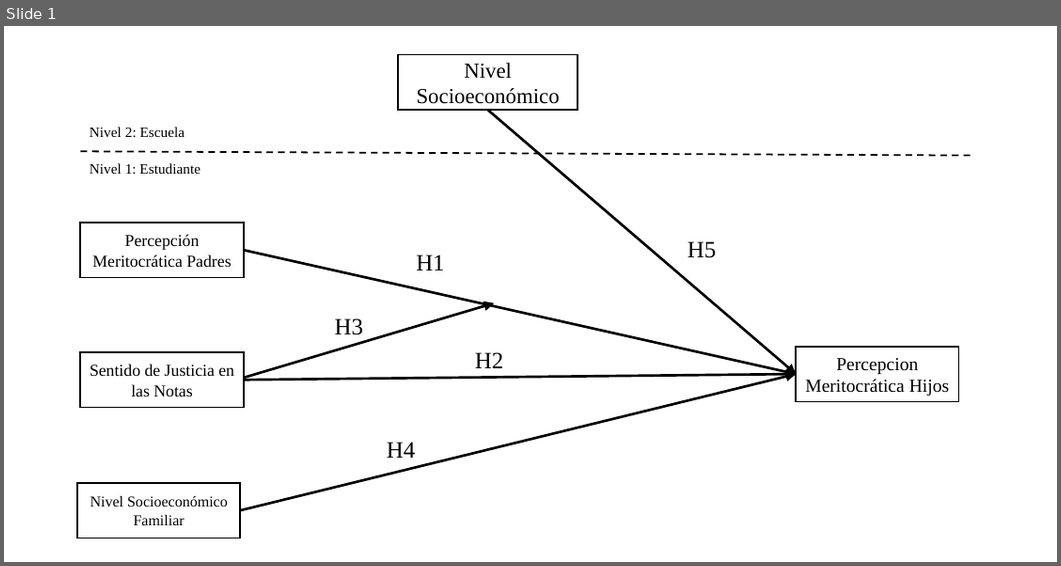
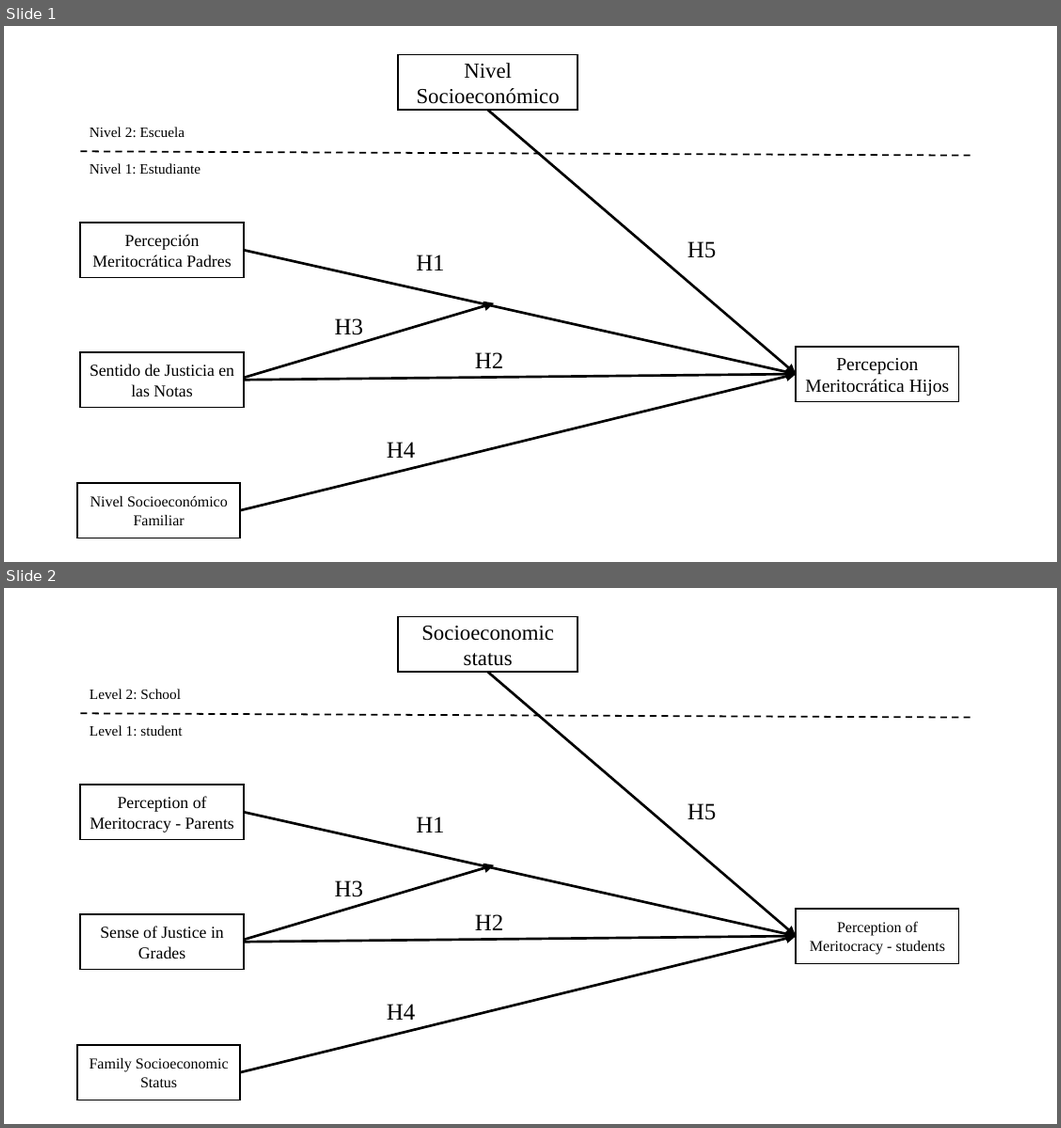
Before and after one commit to juancarloscastillo/socialisacion-merit, a slide deck: input/images/model.pptx. Shown one above the other, each under a label of ours: slide 1 before the commit, slides 1 and 2 after it. The pictures are 1061x566 and 1061x1128 pixels, drawn with LibreOffice and Linux fonts; fonts in the diff are those of the drawing. Boxes give left, top, right and bottom in pixels: in the first picture for what was removed or moved away, otherwise in the second. Text is boxed around its words. In the diff, an @@ line names an element or a change of style, - is before the commit and + after.

```diff
--- a/input/images/model.pptx
+++ b/input/images/model.pptx
@@ slide 2 added at (4, 588, 1057, 1124), background #FFFFFF @@
@@ rectangle added at (398, 617, 577, 673), fill #FFFFFF, outline #000000 1 pt, 12.9 pt, text #000000 @@
+Socioeconomic status
@@ text added at (90, 689, 181, 699), 8.6 pt, text #000000 @@
+Level 2: School
@@ arrow added from (488, 673) to (795, 936), #000000 1.5 pt @@
@@ line added from (81, 713) to (972, 717), #000000 1 pt dashed @@
@@ text added at (90, 725, 182, 736), 8.6 pt, text #000000 @@
+Level 1: student
@@ rectangle added at (81, 784, 244, 840), fill #FFFFFF, outline #000000 1 pt, 10 pt, text #000000 @@
+Perception of Meritocracy - Parents
@@ arrow added from (244, 812) to (795, 936), #000000 1.5 pt @@
@@ text added at (687, 803, 716, 820), 14 pt, text #000000 @@
+H5
@@ text added at (416, 816, 444, 832), 14 pt, text #000000 @@
+H1
@@ arrow added from (244, 940) to (495, 865), #000000 1.5 pt @@
@@ text added at (335, 880, 363, 903), 14 pt, text #000000 @@
+H3
@@ rectangle added at (81, 914, 244, 970), fill #FFFFFF, outline #000000 1 pt, 10 pt, text #000000 @@
+Sense of Justice in Grades
@@ text added at (475, 914, 503, 930), 14 pt, text #000000 @@
+H2
@@ rectangle added at (795, 909, 958, 964), fill #FFFFFF, outline #000000 1 pt, 9 pt, text #000000 @@
+Perception of Meritocracy - students
@@ arrow added from (240, 1072) to (795, 936), #000000 1.5 pt @@
@@ arrow added from (244, 942) to (795, 936), #000000 1.5 pt @@
@@ text added at (387, 1003, 415, 1019), 14 pt, text #000000 @@
+H4
@@ rectangle added at (77, 1045, 240, 1100), fill #FFFFFF, outline #000000 1 pt, 9 pt, text #000000 @@
+Family Socioeconomic Status
```
Also in this commit, not shown: 18 other files.
